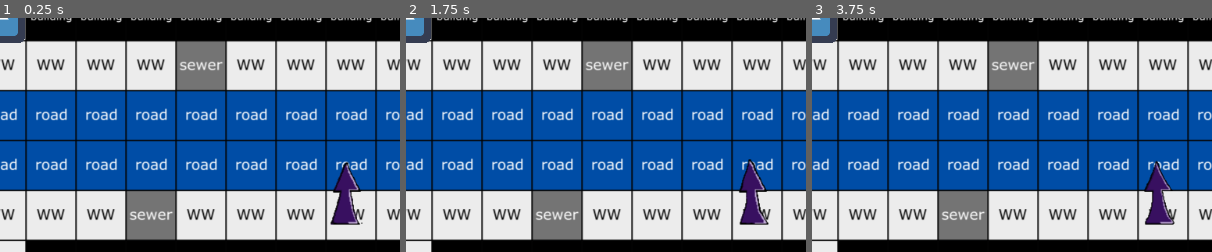
Above: before the commit, frames 1-3 (left to right).
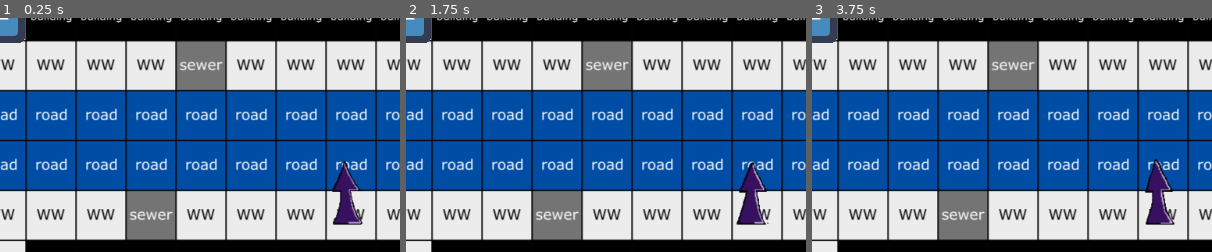
Above: after the commit, the same moments.

Repository: ludum-rlyeh/LD46
Game: Godot game, scene res://Scenes/Main.tscn
Same seed, same stepped clock (60 frames per second), same inputs: the game is played once before the commit and once after it. The engine's default icon, where the game draws it, is replaced by a stand-in: a white triangle on a blue panel in a dark square.
Inputs:
- Up to frame 1 (0.25 s): no input
- Up to frame 2 (1.75 s): tap Enter at 0.5 s
- Up to frame 3 (3.75 s): no input
The pictures show only the part of the screen within x 50-100%, y 50-100%; the shares and areas given below are measured in that part.

The runs differ from the first frame. In frame 1, 0.5% of the frame differs, in the area x 82-91%, y 61-89%; in frame 2, 0.4%; in frame 3, 0.5%.

Commit message:
remove comments + correct notifications state machine

Diff:
--- a/Scenes/HUD/Direction.tscn
+++ b/Scenes/HUD/Direction.tscn
@@ -2,7 +2,7 @@
 
 [ext_resource path="res://Assets/Sprites/Sheets/Arrow.png" type="Texture" id=1]
 
-[sub_resource type="GDScript" id=1]
+[sub_resource type="GDScript" id=5]
 resource_name = "Direction"
 script/source = "extends Node2D
 
@@ -15,9 +15,6 @@
 func _on_moved_src(position : Vector2) -> void:
 	var direction = (destination - position).normalized()
 	self.rotation = _init_direction.angle_to(direction)
-	print(self.rotation_degrees)
-	print(\"pos : \", position)
-	print(\"direction : \", direction)
 "
 
 [sub_resource type="AtlasTexture" id=2]
@@ -44,10 +41,11 @@
 } ]
 
 [node name="Direction" type="Node2D"]
-script = SubResource( 1 )
+script = SubResource( 5 )
 
 [node name="Arrow" type="AnimatedSprite" parent="."]
 position = Vector2( 3.74619, -1.0217 )
-frames = SubResource( 5 )
+frames = SubResource( 6 )
 animation = "fleche"
+frame = 2
 playing = true
--- a/Scripts/StateMachine.gd
+++ b/Scripts/StateMachine.gd
@@ -48,7 +48,3 @@
 func _unhandled_key_input(event):
 	if state.has_method("unhandled_key_input"):
 		state.unhandled_key_input(event)
-
-func _notification(what):
-	if state && state.has_method("notification"):
-		state.notification(what)
Not shown: 1 places in Scenes/HUD/Direction.tscn that only renumber resources
